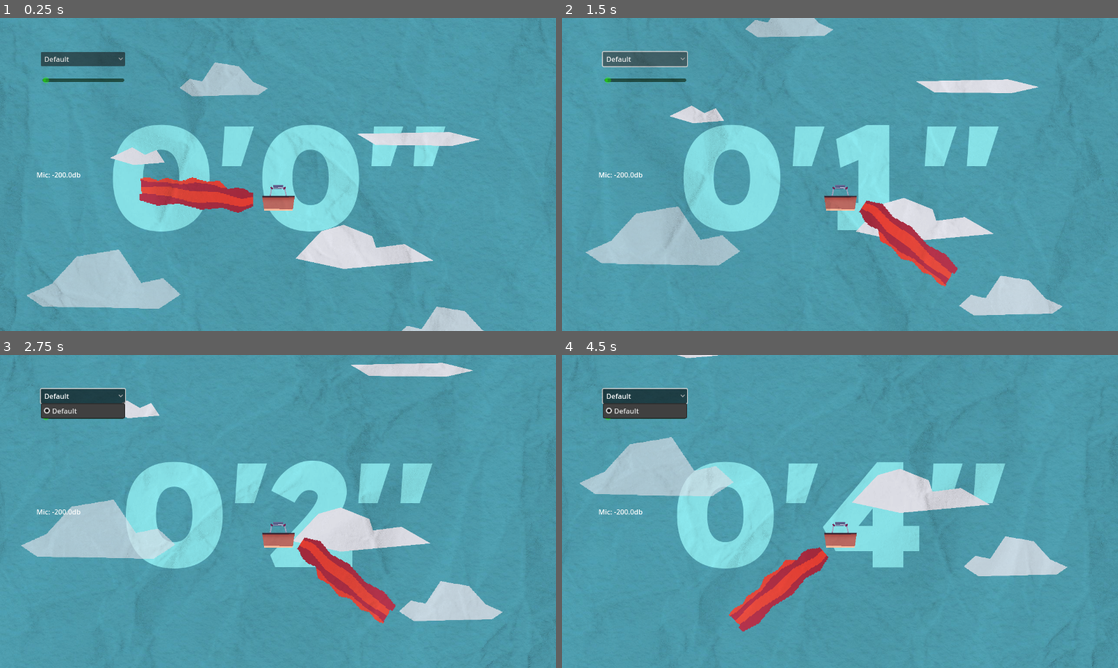
Above: before the commit, frames 1-4 (two rows, left to right).
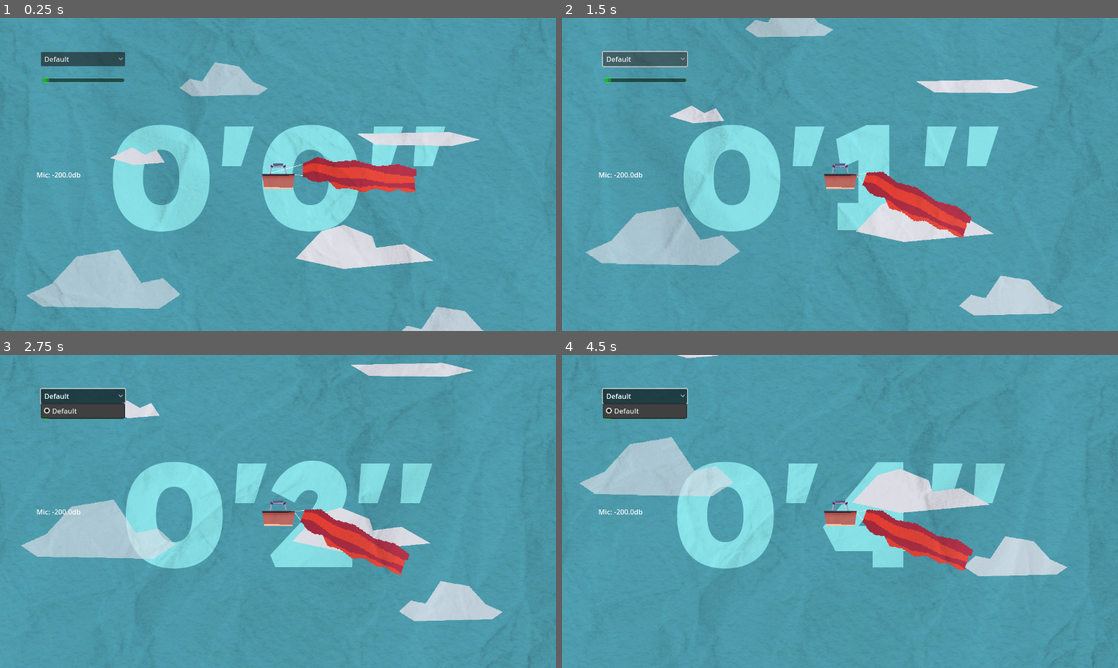
Above: after the commit, the same moments.

Repository: Fabianofski/minijam-191
Game: Godot game, scene res://scenes/game/game.tscn
Two runs of this game, one before a commit and one after it. Both use one fixed random seed, a clock stepped at 60 frames per second and the inputs below.
Inputs (mouse positions are in pixels of both pictures, inside the frame that each line leads up to):
- Up to frame 1 (0.25 s): no input
- Up to frame 2 (1.5 s): click "Default" at 0.5 s; click "Default" at 1.25 s
- Up to frame 3 (2.75 s): click "Default" at 2 s
- Up to frame 4 (4.5 s): move the mouse to (962, 495) at 2.77 s; move the mouse to (728, 527) at 3.52 s; move the mouse to (895, 442) at 4.27 s

The runs differ from the first frame. In frame 1, 3.9% of the frame differs, in the area x 25-75%, y 44-63%; in frame 2, 3.9%; in frame 3, 3.9%; in frame 4, 3.9%.

Commit message:
Fix: balloon rotation and pivot

Diff:
--- a/scenes/game/air_balloon/air_balloon.gd
+++ b/scenes/game/air_balloon/air_balloon.gd
@@ -21,15 +21,22 @@
 		diff = (mouse_pos - global_position).normalized()
 
 func _process(delta: float) -> void:
+	rotate_and_move(delta)
+	set_visual_parameters()
+
+func rotate_and_move(delta: float):
 	var blow_strength = MicControl.get_blow_strength()
 	position.x -= diff.x * speed * delta * blow_strength
 	position.x = clamp(position.x, -bounds, bounds)
-	# Balloon rotation and movement
-	balloon_graphics.look_at((get_local_mouse_position().rotated(PI/2)) * -1)
+
+	balloon_graphics.look_at((mouse_pos.rotated(PI/2)) * -1)
+	balloon_graphics.rotation_degrees = clamp(balloon_graphics.rotation_degrees, -110, 110)
+
+func set_visual_parameters():
 	balloon_shader.material.set_shader_parameter("speed", 20.0 + abs(MicControl.get_blow_strength()))
-	# String
-	line_l.set_point_position(1, attach_l.position)
-	line_r.set_point_position(1, attach_r.position)
+
+	line_l.set_point_position(1, line_l.to_local(attach_l.global_position))
+	line_r.set_point_position(1, line_r.to_local(attach_r.global_position))
 
 func _on_body_entered(_body: Node2D) -> void:
 	SignalBus.game_over.emit()
--- a/scenes/game/air_balloon/air_balloon.tscn
+++ b/scenes/game/air_balloon/air_balloon.tscn
@@ -23,25 +23,25 @@
 speed = 200.0
 
 [node name="CollisionShape2D" type="CollisionShape2D" parent="."]
-position = Vector2(1, 47)
+position = Vector2(1, -3)
 shape = SubResource("CapsuleShape2D_oaeym")
 
 [node name="LineL" type="Line2D" parent="."]
-visible = false
+position = Vector2(0, -50)
 points = PackedVector2Array(-35, 52, -24, -9)
 width = 1.0
 
 [node name="LineR" type="Line2D" parent="."]
-visible = false
+position = Vector2(0, -50)
 points = PackedVector2Array(37, 50, 6, -9)
 width = 1.0
 
 [node name="basket" type="Sprite2D" parent="."]
-position = Vector2(0, 19)
+position = Vector2(0, -31)
 texture = ExtResource("2_xf1nk")
 
 [node name="balloon" type="Node2D" parent="."]
-position = Vector2(0, 49)
+position = Vector2(0, -1)
 
 [node name="balloon graphics" type="TextureRect" parent="balloon"]
 material = SubResource("ShaderMaterial_o6u2h")
@@ -51,6 +51,7 @@
 offset_bottom = -189.0
 scale = Vector2(2, 2)
 texture = ExtResource("3_ivjlr")
+metadata/_edit_use_anchors_ = true
 
 [node name="AttachL" type="Node2D" parent="balloon/balloon graphics"]
 position = Vector2(62, 135)
--- a/scenes/game/obstacles/obstacle.gd
+++ b/scenes/game/obstacles/obstacle.gd
@@ -7,17 +7,16 @@
 @export var randomize_size: bool = false
 @export var randomize_flip: bool = false
 
+@onready var sprite = $Sprite2D
+
 func _ready():
-	var sprite = $Sprite2D
-	var wing = $Sprite2D/AnimatedSprite2D
 	if randomize_speed:
 		speed_multiplier *= randf_range(0.6, 1.4)
 	if randomize_brightness:
 		sprite.self_modulate.a = randf_range(0.5, 1.0)
 	if randomize_size:
-		var scale = randf_range(0.6, 1.4)
-		sprite.scale *= scale
-		#wing.scale *= scale ALERT: Somehow broken!!!
+		var _scale = randf_range(0.6, 1.4)
+		sprite.scale *= _scale
 	if randomize_flip:
 		sprite.flip_h = randf() < 0.5
 		if sprite.flip_h:
